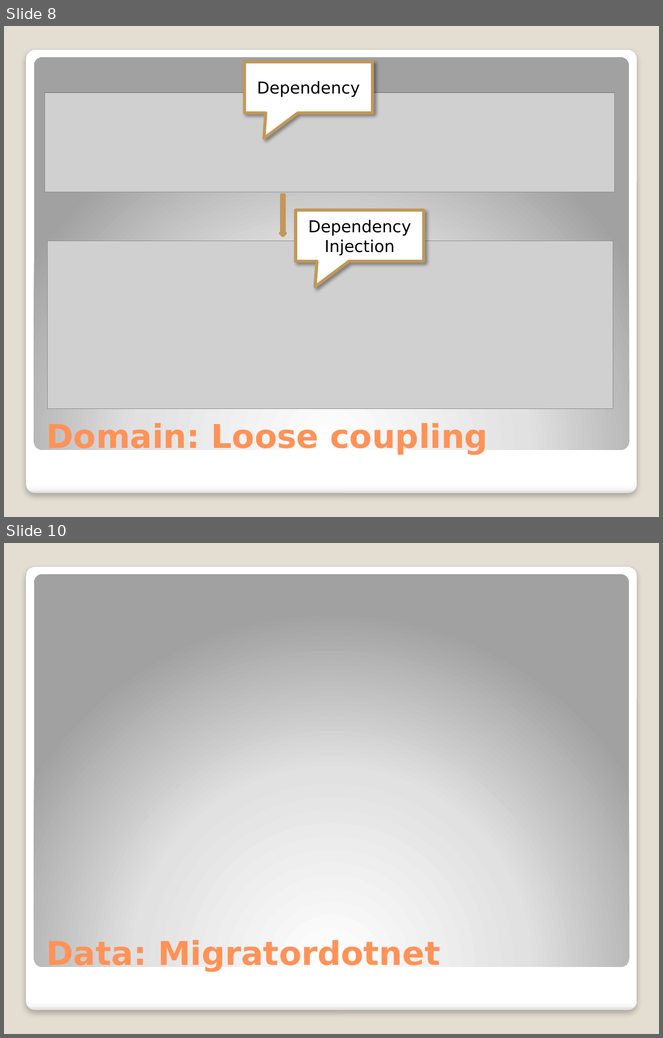
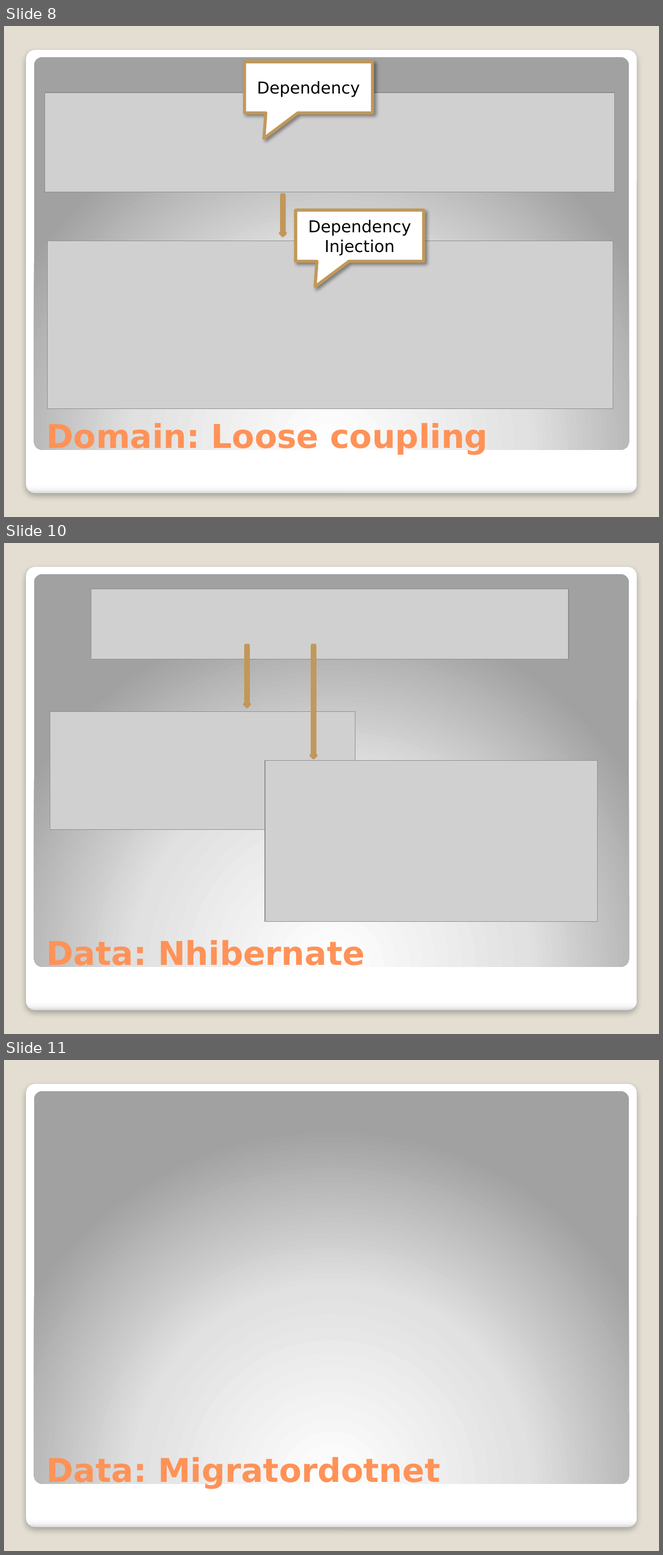
Before and after one commit to michelgrootjans/dkvlessonslearned, a slide deck: slides/Technical Session/Lessons learned.pptx. Shown one above the other, each under a label of ours: slides 8 and 10 before the commit, slides 8, 10 and 11 after it; the slides between them are not shown. The pictures are 663x1038 and 663x1555 pixels, drawn with LibreOffice and Linux fonts; fonts in the diff are those of the drawing; grey boxes stand for pictures. Boxes give left, top, right and bottom in pixels: in the first picture for what was removed or moved away, otherwise in the second. Text is boxed around its words. In the diff, an @@ line names an element or a change of style, - is before the commit and + after.

```diff
--- a/slides/Technical Session/Lessons learned.pptx
+++ b/slides/Technical Session/Lessons learned.pptx
@@ slide 10 added at box(4, 543, 659, 1034), background #E3DED1; not listed: 2 template elements that a slide beside it also shows @@
@@ picture added at box(91, 589, 569, 659) @@
@@ down arrow added at box(244, 645, 249, 707), fill #C19859, outline #C19859 3.35 pt @@
@@ down arrow added at box(311, 645, 317, 758), fill #C19859, outline #C19859 3.35 pt @@
@@ picture added at box(50, 712, 355, 830) @@
@@ picture added at box(265, 760, 598, 922) @@
@@ title added at box(47, 940, 365, 972), 36 pt, text #FF9258, bold @@
+Data: Nhibernate
@@ what was slide 10 is now slide 11 @@
```
Also in this commit, not shown: 4 slides changed, 1 other slide added.
